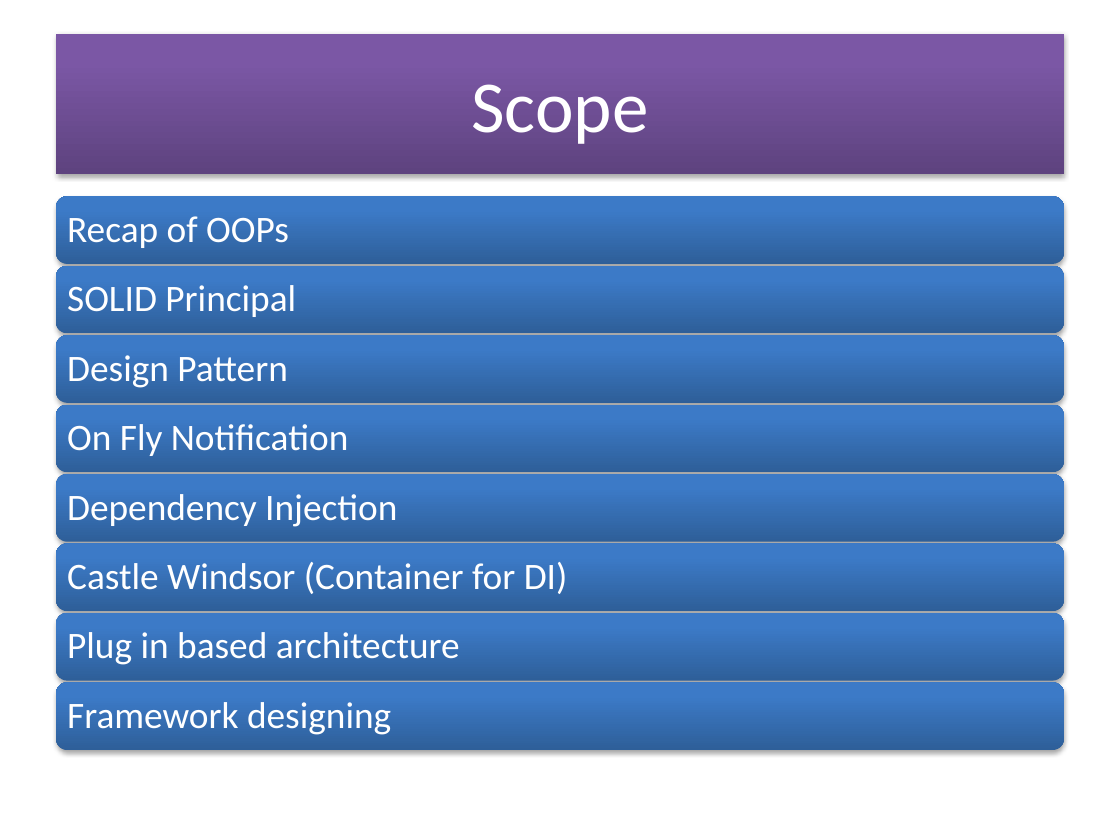
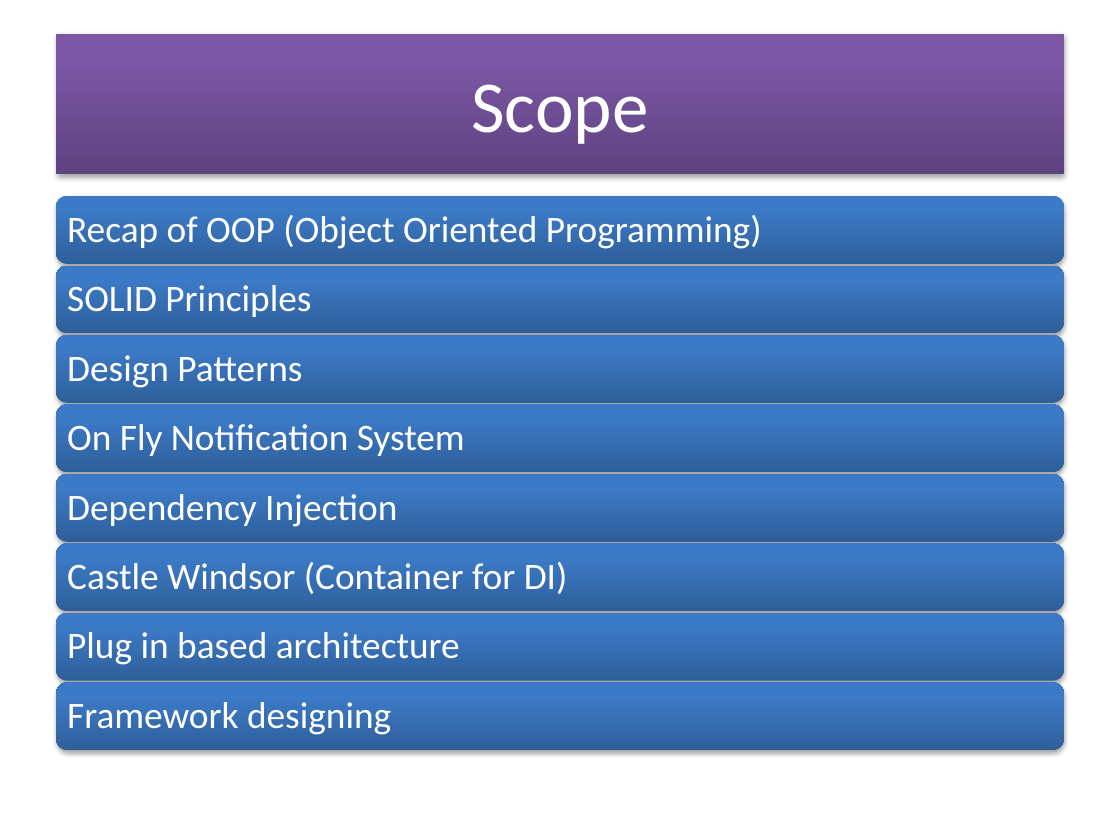
Before and after one commit to soyebparvez/DesignPatternData, a slide deck: slide 2 of Design Principle.pptx. Drawn at 1120x840 pixels with LibreOffice and Linux fonts; fonts in the diff are those of the drawing. Boxes give left, top, right and bottom in pixels: in the first picture for what was removed or moved away, otherwise in the second. Text is boxed around its words. In the diff, an @@ line names an element or a change of style, - is before the commit and + after.

```diff
--- a/Design Principle.pptx
+++ b/Design Principle.pptx
@@ text at box(67, 215, 762, 249): text changed @@
-Recap of OOPs
+Recap of OOP (Object Oriented Programming)
@@ text at box(67, 285, 311, 317): text changed @@
-SOLID Principal
+SOLID Principles
@@ text at box(67, 355, 302, 388): text changed @@
-Design Pattern
+Design Patterns
@@ text at box(67, 424, 465, 456): text changed @@
-On Fly Notification
+On Fly Notification System
```
Also in this commit, not shown: 10 other slides changed, 1 slide added.
